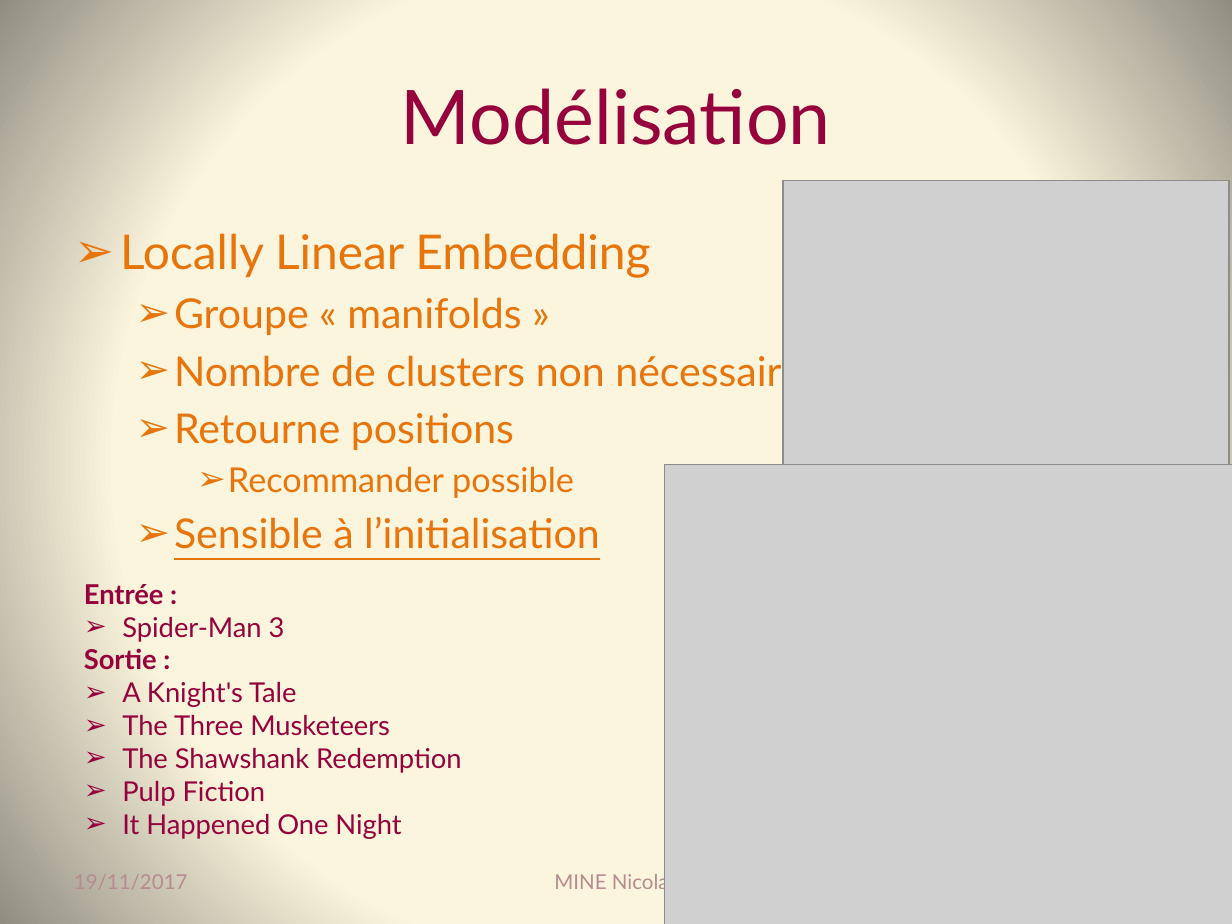
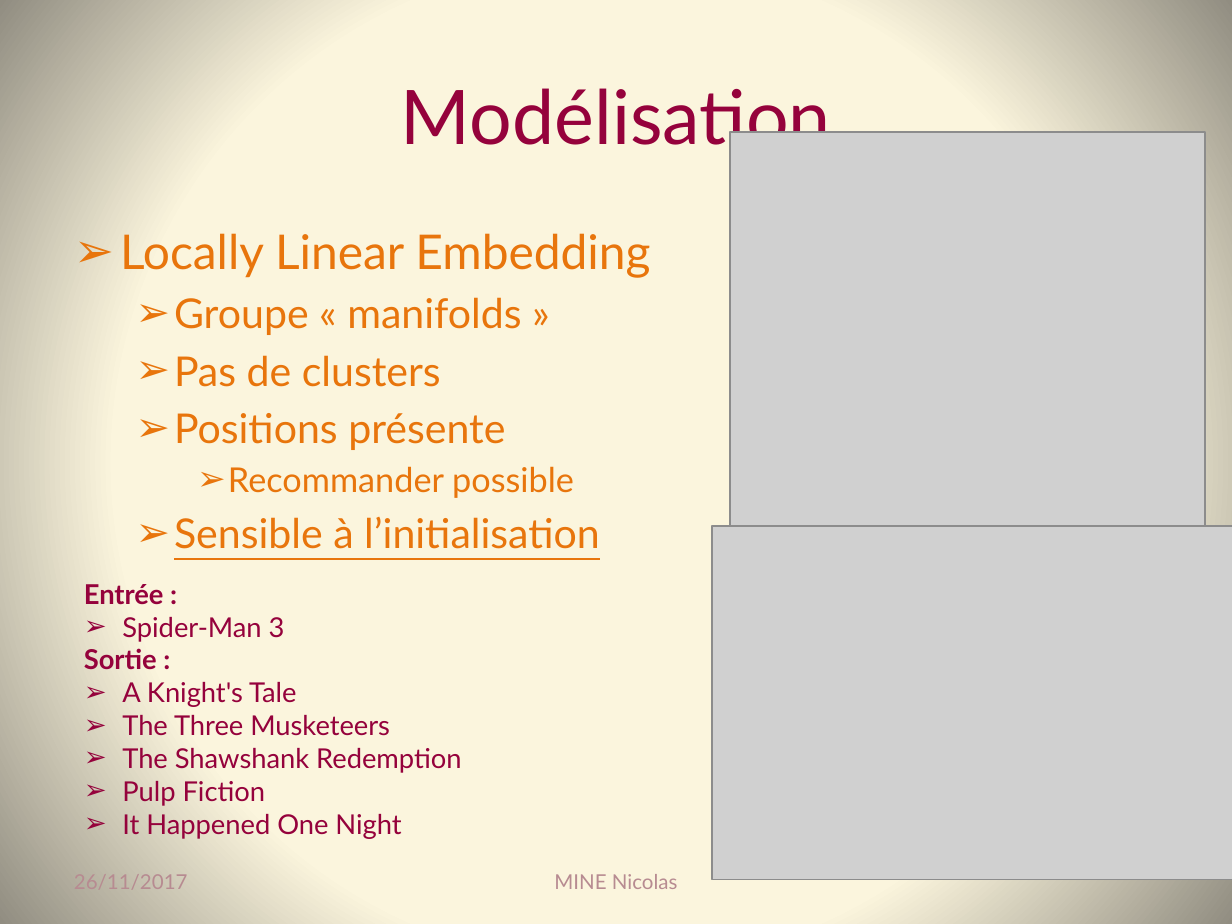
Before and after one commit to Coni63/OC_DS, a slide deck: slide 12 of P3/Presentation-projet_3.pptx. Drawn at 1232x924 pixels with LibreOffice and Linux fonts; fonts in the diff are those of the drawing; grey boxes stand for pictures. Boxes give left, top, right and bottom in pixels: in the first picture for what was removed or moved away, otherwise in the second. Text is boxed around its words. In the diff, an @@ line names an element or a change of style, - is before the commit and + after.

```diff
--- a/P3/Presentation-projet_3.pptx
+++ b/P3/Presentation-projet_3.pptx
@@ picture: place and size @@
-picture at [784,181,1230,478]
+picture at [731,132,1206,525]
@@ text at [174,355,505,450]: text changed @@
-  ➢ Nombre de clusters non nécessaire
-  ➢ Retourne positions
+  ➢ Pas de clusters
+  ➢ Positions présente
@@ picture: place and size @@
-picture at [664,464,1232,924]
+picture at [712,526,1232,880]
@@ text at [74,874,188,889]: text changed @@
-19/11/2017
+26/11/2017
```
Also in this commit, not shown: 17 other slides changed, 2 slides added, 10 other files.
